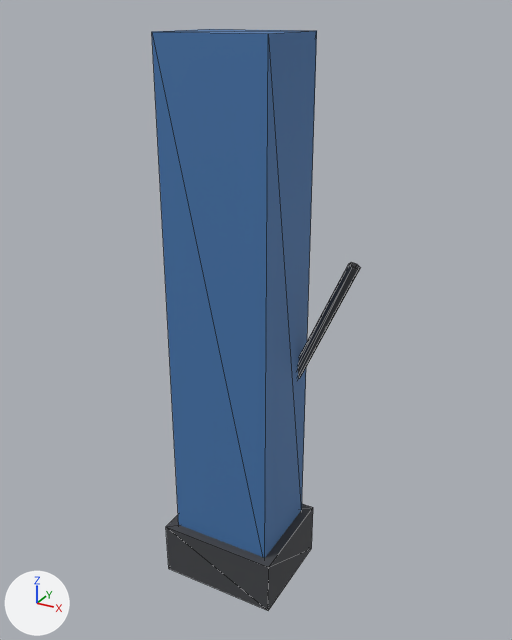
One commit to the glTF model assets/decor/air_station.glb: the scene before it, then after it.
Rendered twice from a camera (50 mm lens) standing at (0.658, -1.125, 1.12) and looking at (0.033, 0.012, 0.552). The lights are fixed; the arrows at lower left show +X, +Y and +Z. The older version comes first. Mesh edges are drawn as thin lines. Vertices at exactly the same position are counted once.

The first picture shows 'air_station'.
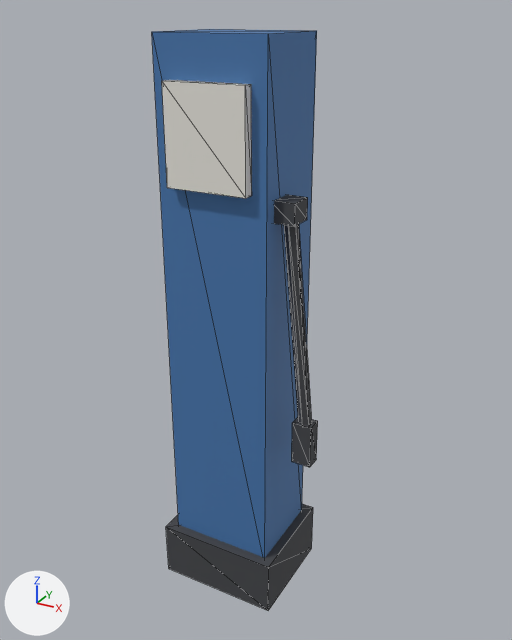
Pixel boxes (x1, y1, x2, y2) of what changed, in the pictures (512 x 640 px; the box of a moved part takes in the faces that stretch with it):
'air_station', reshaped (20% narrower)
    before: (152, 29, 360, 611)
    after: (152, 29, 318, 611)
part 1 of me_küp_039, added
    after: (274, 195, 308, 227)
part 2 of me_küp_039, added
    after: (292, 417, 318, 467)
part 3 of me_küp_039, moved or reshaped (not visible before)
    after: (162, 80, 252, 198)
part 4 of me_küp_039, deleted
    before: (298, 262, 360, 378)
part 5 of me_küp_039, added
    after: (284, 224, 312, 425)

The change, as a diff of the scene's bpy script:
```diff
--- a/assets/decor/air_station.glb.py
+++ b/assets/decor/air_station.glb.py
@@ me_küp_039 @@
 # used by ob_air_station; location = (0.0, 0.0, 0.0)
-me_küp_039.from_pydata(...)  # 36 vertices, 56 faces; spans x -0.13..0.225, y -0.11..0.11, z -0.06..1.085
+me_küp_039.from_pydata(...)  # 52 vertices, 80 faces; spans x -0.13..0.19, y -0.11..0.11, z -0.06..1.085
+# me_küp_039 part 1: a new loose piece, a box spanning x 0.1..0.15, y -0.065..-0.015, z 0.78..0.82, in mat_koyu (dark grey #424448)
+# me_küp_039 part 2: a new loose piece, a box spanning x 0.15..0.19, y -0.055..-0.025, z 0.295..0.385, in mat_koyu (dark grey #424448)
+# me_küp_039 part 3: the loose piece of 8 vertices spanning x -0.08..0.08, y 0.09..0.11, z 0.83..1.01 is moved by (0.0, -0.2, 0.0)
+# me_küp_039 part 4: the loose piece of 12 vertices spanning x 0.035..0.225, y 0.048..0.072, z 0.294..0.686 is deleted
+# me_küp_039 part 5
+# 6 vertices are added at (0.13, -0.027, 0.79), (0.119, -0.034, 0.789), (0.119, -0.046, 0.789), (0.13, -0.053, 0.79), (0.141, -0.046, 0.791), (0.141, -0.034, 0.791)
+# 6 new vertices lie (0.04, 0.0, -0.41) away from vertices in x 0.119..0.141, y -0.053..-0.027, z 0.789..0.791
+# 20 new faces join them, mat_koyu (dark grey #424448)
 me_küp_039.materials.append(mat_koyu)
```
